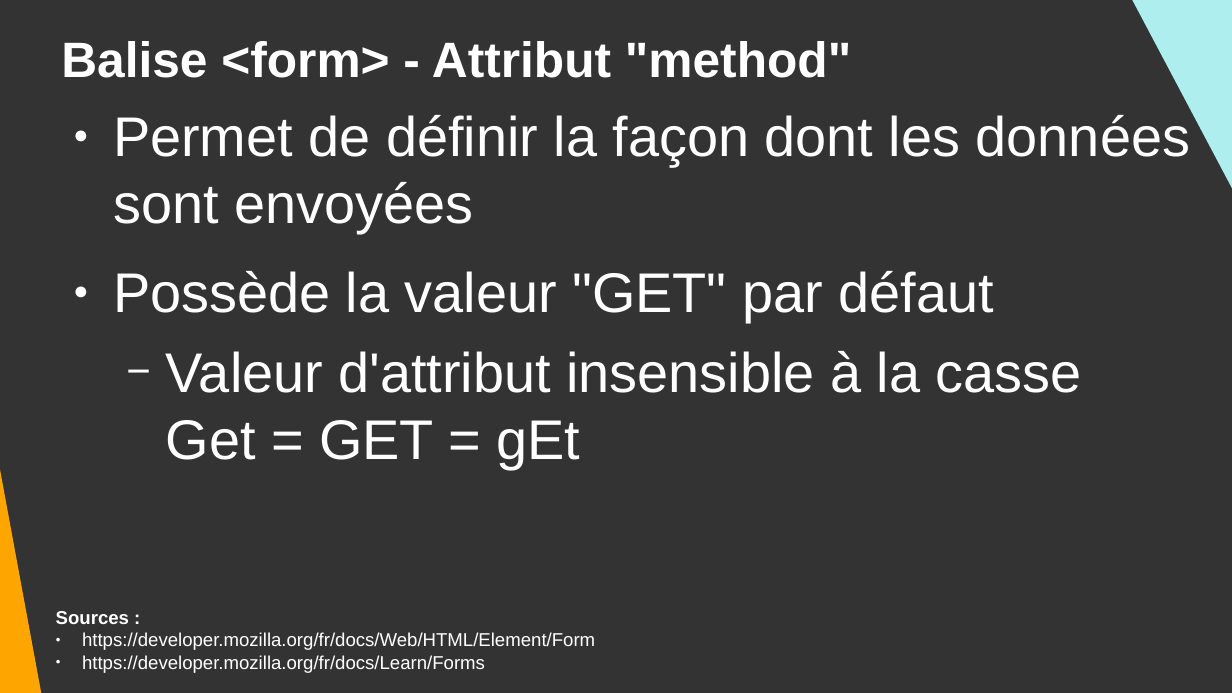
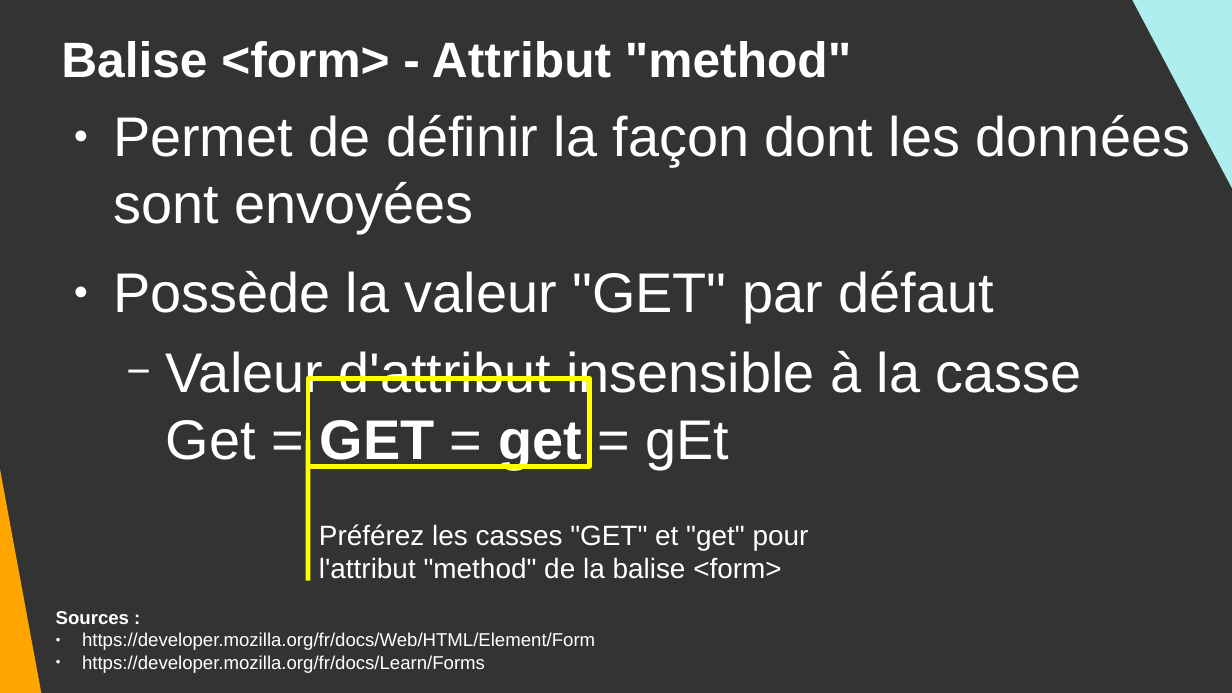
Before and after one commit to DanYellow/cours, a slide deck: slide 7 of integration-web-s1/travaux-pratiques/numero-3/presentation.odp. Drawn at 1232x693 pixels with LibreOffice and Linux fonts; fonts in the diff are those of the drawing. Boxes give left, top, right and bottom in pixels: in the first picture for what was removed or moved away, otherwise in the second. Text is boxed around its words. In the diff, an @@ line names an element or a change of style, - is before the commit and + after.

```diff
--- a/integration-web-s1/travaux-pratiques/numero-3/presentation.odp
+++ b/integration-web-s1/travaux-pratiques/numero-3/presentation.odp
@@ text at bbox=[166, 351, 1082, 469]: text changed @@
-  − Valeur d'attribut insensible à la casse
-    Get = GET = gEt
+  − Valeur d'attribut insensible à la casse
+    Get = GET = get = gEt
@@ rectangle added at bbox=[309, 379, 590, 467], outline #FFFF00 3 pt @@
@@ line added from (309, 440) to (309, 581), #FFFF00 3 pt @@
@@ text added at bbox=[319, 524, 809, 579], 18 pt, text #FFFFFF @@
+Préférez les casses "GET" et "get" pour l'attribut "method" de la balise <form>
```
Also in this commit, not shown: 19 other slides changed, 7 slides added, 13 other files.
